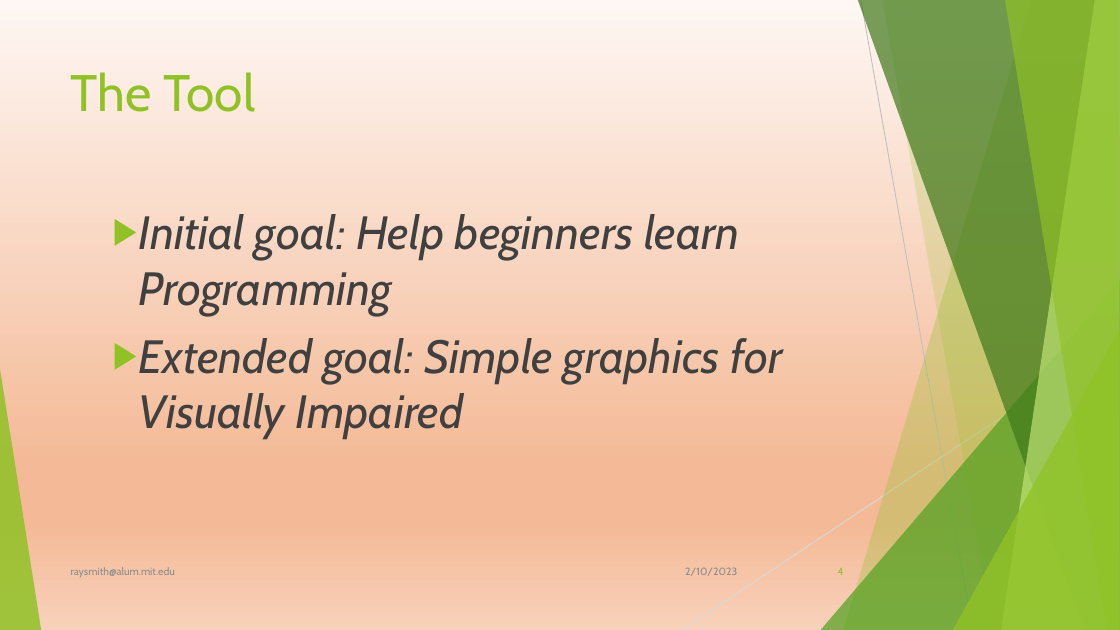
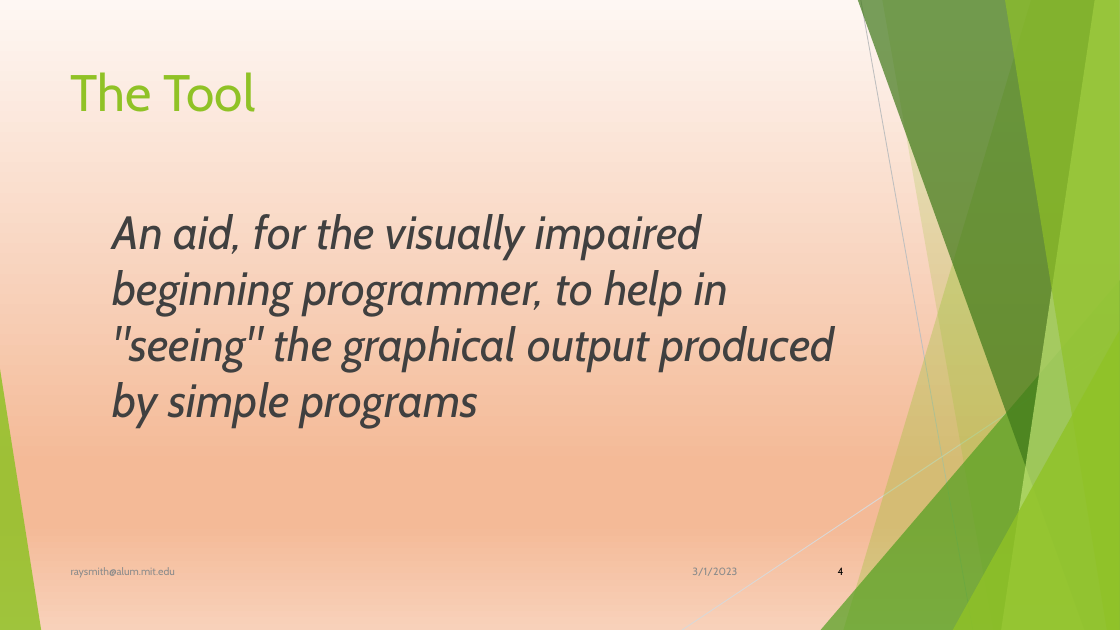
Before and after one commit to raysmith619/Introduction-To-Programming, a slide deck: slide 4 of Docs/ForTheBlind/Implementing Visually Impaired Introduction.pptx. Drawn at 1120x630 pixels with LibreOffice and Linux fonts; fonts in the diff are those of the drawing. Boxes give left, top, right and bottom in pixels: in the first picture for what was removed or moved away, otherwise in the second. Text is boxed around its words. In the diff, an @@ line names an element or a change of style, - is before the commit and + after.

```diff
--- a/Docs/ForTheBlind/Implementing Visually Impaired Introduction.pptx
+++ b/Docs/ForTheBlind/Implementing Visually Impaired Introduction.pptx
@@ text at (113,214,834,428): text changed @@
-  ▶ Initial goal: Help beginners learn Programming
-  ▶ Extended goal: Simple graphics for Visually Impaired
+  An aid, for the visually impaired beginning programmer, to help in "seeing" the graphical output produced by simple programs
@@ text at (692,567,737,576): text changed @@
-2/10/2023
+3/1/2023
@@ page number at (838,567,844,575): text colour #90C226 to #000000 @@
```
Also in this commit, not shown: 17 other slides changed, 7 slides added, 4 slides removed, 4 other files.
